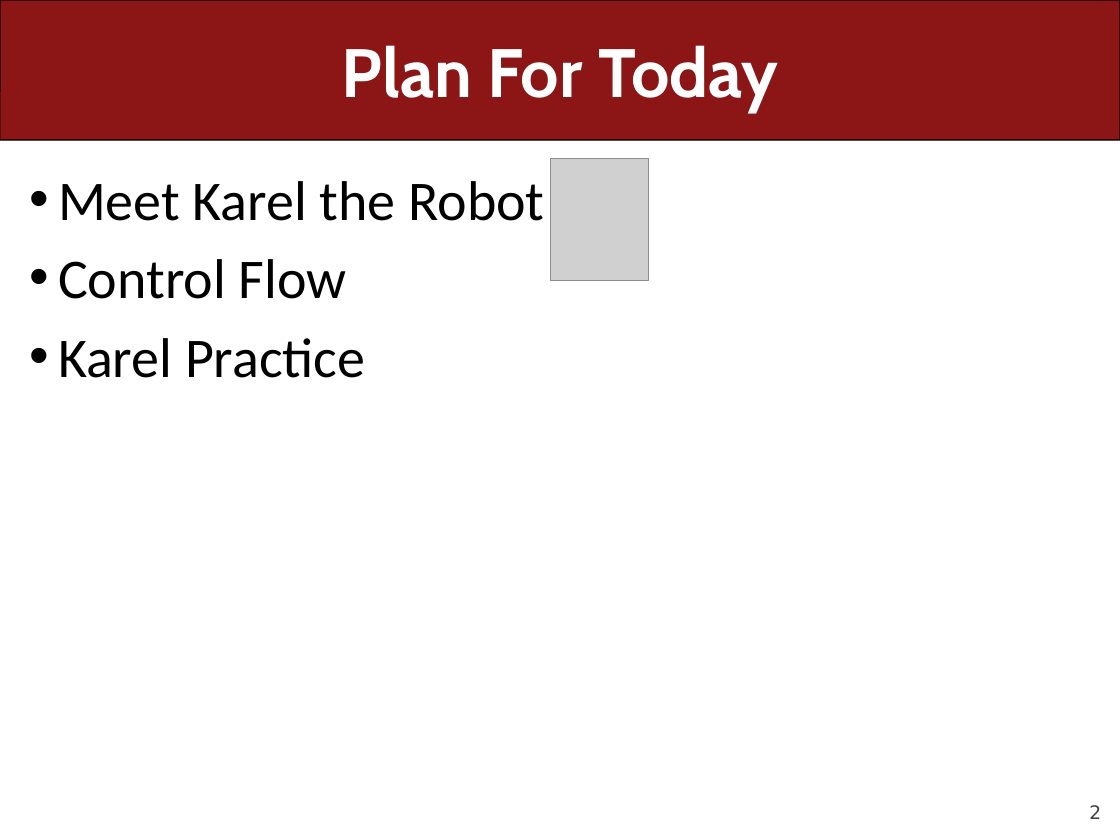
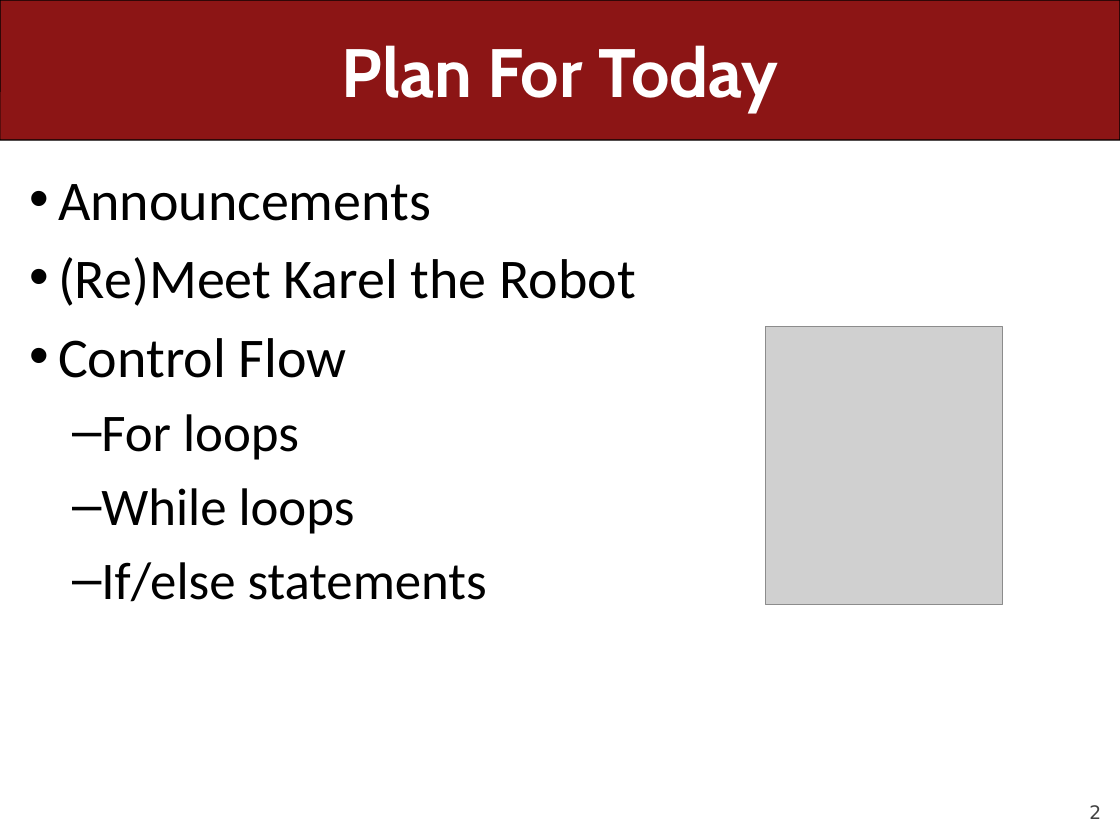
Before and after one commit to ckincaid17/cs106a-summer-2018, a slide deck: slide 2 of WWW/lectures/Lecture2/Lecture2.pptx. Drawn at 1120x840 pixels with LibreOffice and Linux fonts; fonts in the diff are those of the drawing; grey boxes stand for pictures. Boxes give left, top, right and bottom in pixels: in the first picture for what was removed or moved away, otherwise in the second. Text is boxed around its words. In the diff, an @@ line names an element or a change of style, - is before the commit and + after.

Commit message:
Added lecture 2

```diff
--- a/WWW/lectures/Lecture2/Lecture2.pptx
+++ b/WWW/lectures/Lecture2/Lecture2.pptx
@@ picture removed at [551,159,648,281] @@
@@ text at [58,184,635,306]: text changed @@
-• Meet Karel the Robot
+• Announcements
+• (Re)Meet Karel the Robot
@@ picture added at [765,327,1002,605] @@
@@ text at [101,414,487,602]: text changed; size 36 to 34 pt @@
-• Karel Practice
+  – For loops
+  – While loops
+  – If/else statements
```
Also in this commit, not shown: 5 other slides changed, 35 slides added, 5 slides removed, 24 other files.
